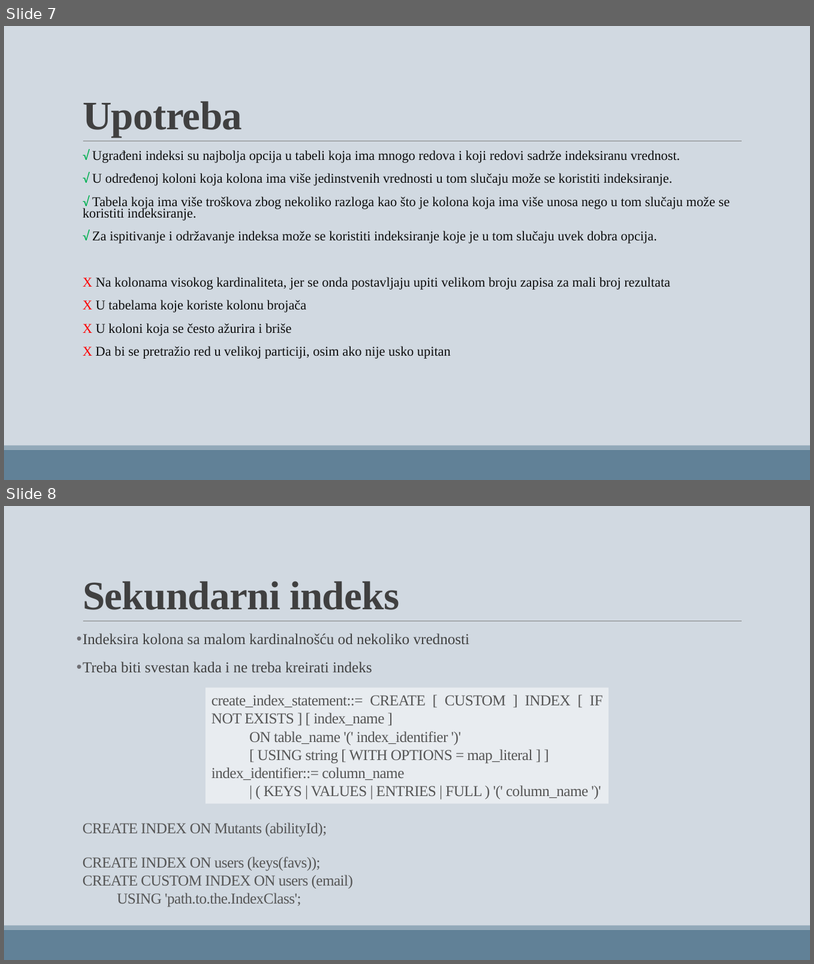
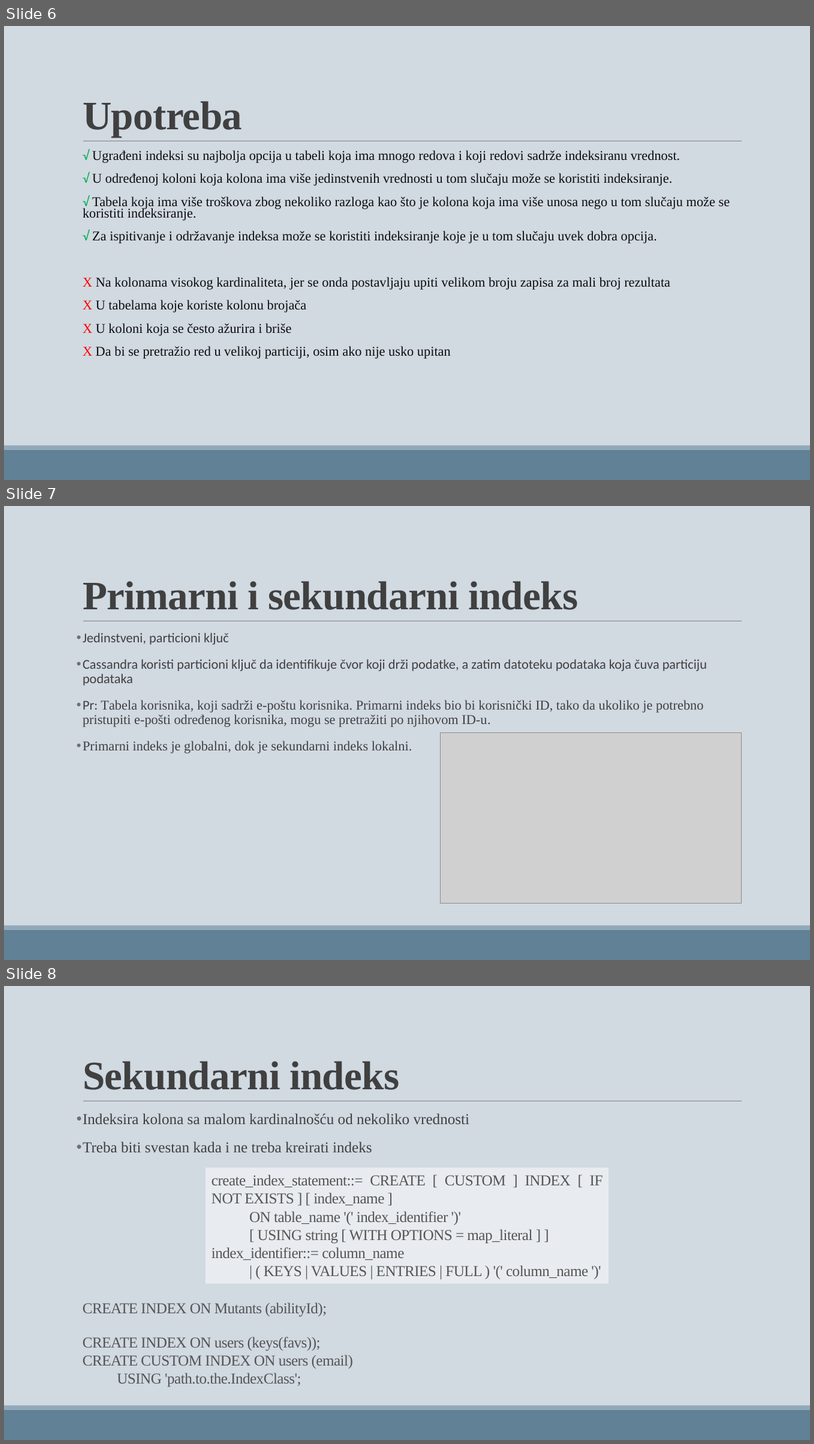
Before and after one commit to Mmarijana/SZUBP-project, a slide deck: Presentation.pptx. Shown one above the other, each under a label of ours: slides 7 and 8 before the commit, slides 6, 7 and 8 after it. The pictures are 814x964 and 814x1444 pixels, drawn with LibreOffice and Linux fonts; fonts in the diff are those of the drawing; grey boxes stand for pictures. Boxes give left, top, right and bottom in pixels: in the first picture for what was removed or moved away, otherwise in the second. Text is boxed around its words. In the diff, an @@ line names an element or a change of style, - is before the commit and + after.

```diff
--- a/Presentation.pptx
+++ b/Presentation.pptx
@@ slide 7 added at (x1=4, y1=506, x2=810, y2=960), background #D1D9E1; not listed: 3 template elements that a slide beside it also shows @@
@@ title added at (x1=83, y1=581, x2=578, y2=610), 48 pt, text #404040, bold @@
+Primarni i sekundarni indeks
@@ text added at (x1=83, y1=633, x2=707, y2=753), 16 pt, text #404040 @@
+• Jedinstveni, particioni ključ
+• Cassandra koristi particioni ključ da identifikuje čvor koji drži podatke, a zatim datoteku podataka koja čuva particiju podataka
+• Pr: Tabela korisnika, koji sadrži e-poštu korisnika. Primarni indeks bio bi korisnički ID, tako da ukoliko je potrebno pristupiti e-pošti određenog korisnika, mogu se pretražiti po njihovom ID-u.
+• Primarni indeks je globalni, dok je sekundarni indeks lokalni.
@@ picture added at (x1=441, y1=733, x2=742, y2=903) @@
@@ what was slide 7 is now slide 6 @@
```
Also in this commit, not shown: 2 slides changed, 4 other slides added, 1 slide removed, 1 other file.
